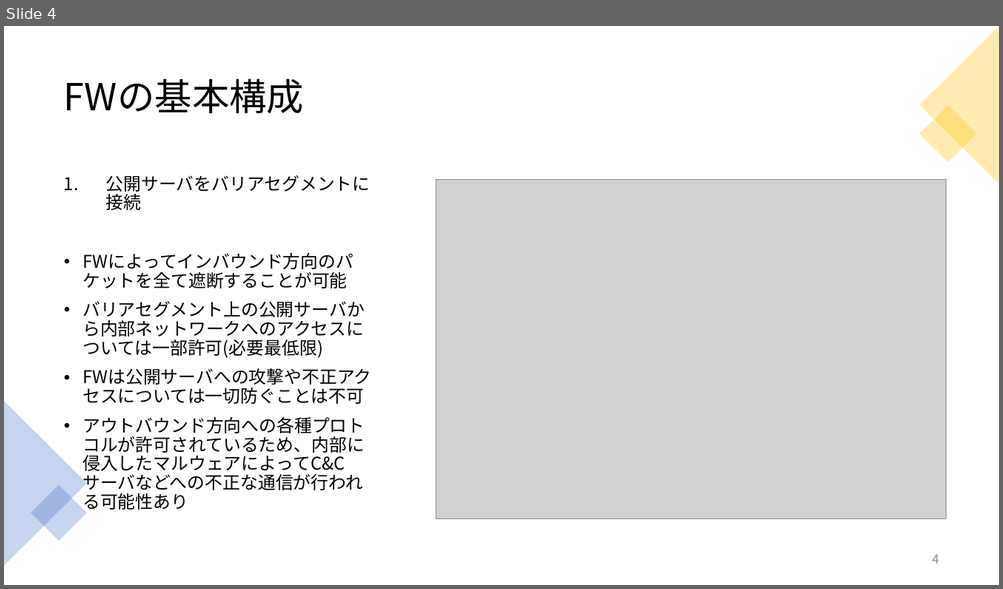
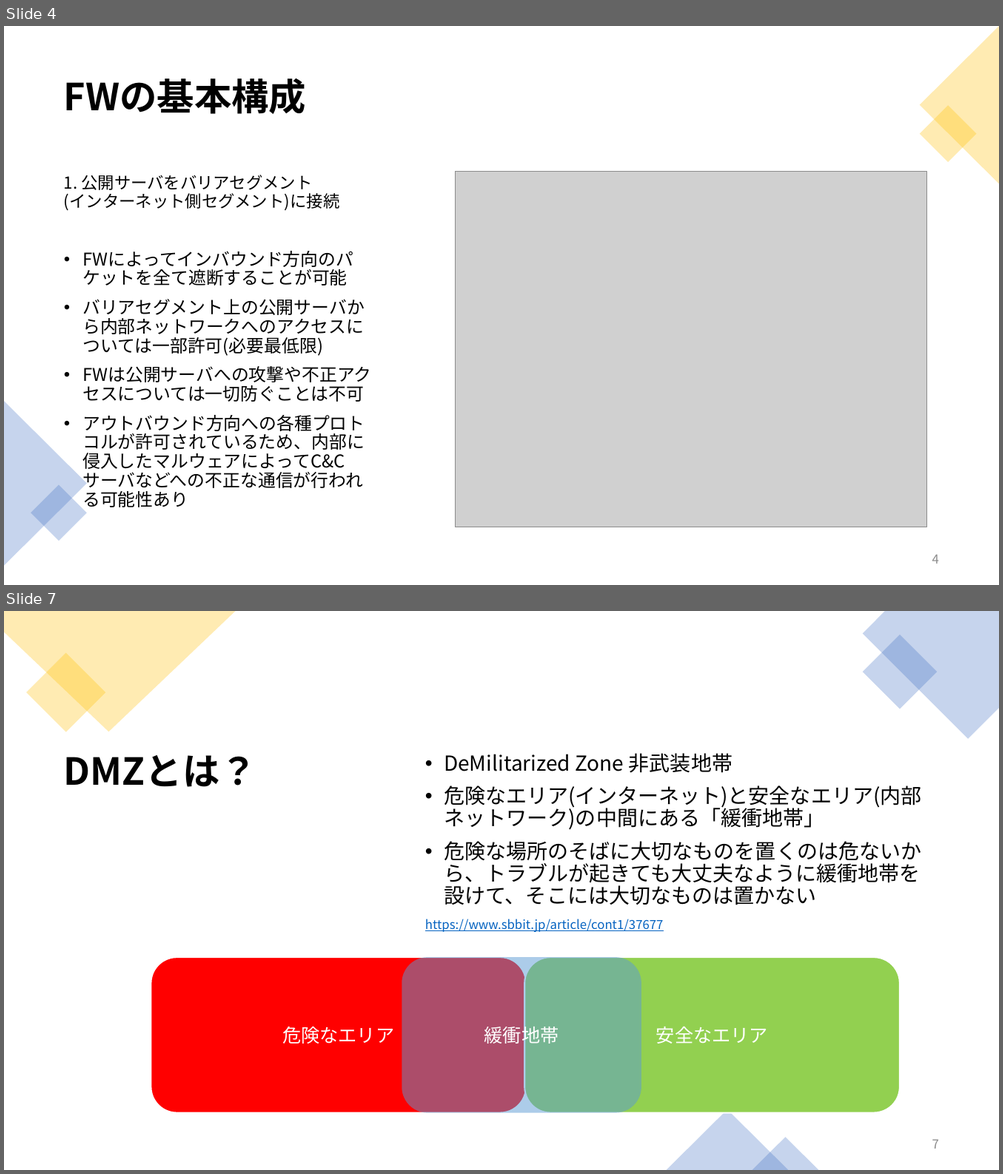
Before and after one commit to Reimei1213/LT, a slide deck: FireWall/LT_FireWall.pptx. Shown one above the other, each under a label of ours: slide 4 before the commit, slides 4 and 7 after it; the slides between them are not shown. The pictures are 1003x589 and 1003x1174 pixels, drawn with LibreOffice and Linux fonts; fonts in the diff are those of the drawing; grey boxes stand for pictures. Boxes give left, top, right and bottom in pixels: in the first picture for what was removed or moved away, otherwise in the second. Text is boxed around its words. In the diff, an @@ line names an element or a change of style, - is before the commit and + after.

```diff
--- a/FireWall/LT_FireWall.pptx
+++ b/FireWall/LT_FireWall.pptx
@@ slide 7 added at [4,611,999,1170], background #FFFFFF @@
@@ freeform shape added at [4,611,236,732], fill #FFC000 at 30% opacity @@
@@ freeform shape added at [862,611,999,739], fill #4472C4 at 30% opacity @@
@@ rectangle added at [26,653,105,732], fill #FFC000 at 30% opacity @@
@@ rectangle added at [862,635,937,709], fill #4472C4 at 30% opacity @@
@@ title added at [64,755,257,787], 36 pt, text #000000, bold @@
+DMZとは？
@@ text added at [425,753,922,932], 20 pt, text #000000 @@
+• DeMilitarized Zone 非武装地帯
+• 危険なエリア(インターネット)と安全なエリア(内部ネットワーク)の中間にある「緩衝地帯」
+• 危険な場所のそばに大切なものを置くのは危ないから、トラブルが起きても大丈夫なように緩衝地帯を設けて、そこには大切なものは置かない
+https://www.sbbit.jp/article/cont1/37677
@@ rounded rectangle added at [151,957,526,1113], fill #FF0000, outline #FFFFFF 1.5 pt, 18 pt, text #FFFFFF @@
+危険なエリア
@@ rounded rectangle added at [401,957,641,1113], fill #5B9BD5 at 50% opacity, 18 pt, text #FFFFFF @@
+緩衝地帯
@@ rounded rectangle added at [525,957,900,1113], fill #92D050, outline #FFFFFF 1.5 pt, 18 pt, text #FFFFFF @@
+安全なエリア
@@ triangle added at [666,1111,788,1170], fill #4472C4 at 30% opacity @@
@@ triangle added at [752,1138,819,1170], fill #4472C4 at 30% opacity @@
@@ page number added at [932,1140,939,1149], 12 pt, text #8C8C8C @@
+7
@@ slide 4 changed as well @@
@@ title "FWの基本構成" at [64,79,306,114]: bold on @@
@@ text at [64,175,340,211]: text changed; size 17 to 16 pt @@
-1. 公開サーバをバリアセグメントに接続
+1. 公開サーバをバリアセグメント
+(インターネット側セグメント)に接続
@@ picture: place and size @@
-picture at [436,180,946,519]
+picture at [455,172,927,528]
```
Also in this commit, not shown: 6 other slides changed, 14 other slides added, 1 slide removed, 2 other files.
